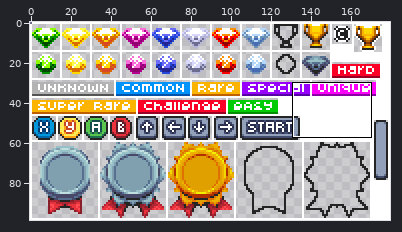
Two versions of one sprite sheet, sprites/menu_icons.png. Above: a wide view before the commit, with the close-up outlined.
Close-up. Before the edit:
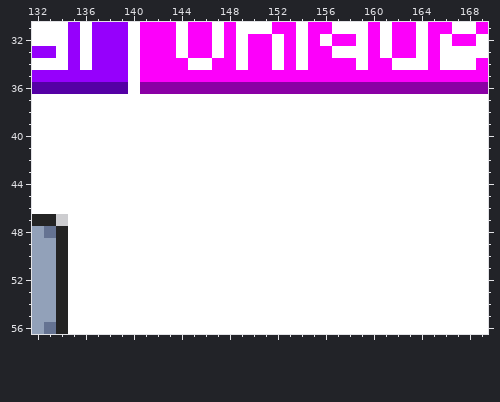
The file is 180x99 pixels. Colours within 5 levels of each other are drawn and written as one. Shown: x 132..169, y 31..56.
Now the later version:
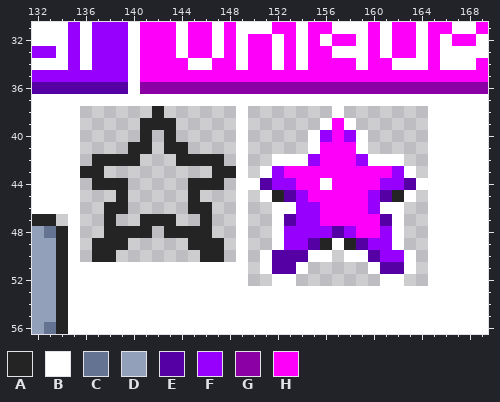
Palette (. is transparent): A #242424  B #ffffff  C #657392  D #92a1b9  E #5500a5  F #9600fc  G #8a00a5  H #fc00fa
Commit message: Integrated BS Plus menu into Lobby, including marathon stars
From old to new:
y 38: x 136..148 BBBBBBBBBBBBB -> ......A......; x 150..156 BBBBBBB -> .......; x 158..164 BBBBBBB -> .......
y 39: x 136..148 BBBBBBBBBBBBB -> .....AAA.....; x 150..155 BBBBBB -> ......; x 157 B -> H; x 159..164 BBBBBB -> ......
y 40: x 136..148 BBBBBBBBBBBBB -> .....A.A.....; x 150..154 BBBBB -> .....; x 156..158 BBB -> FHF; x 160..164 BBBBB -> .....
y 41: x 136..148 BBBBBBBBBBBBB -> ....AA.AA....; x 150..154 BBBBB -> .....; x 156..158 BBB -> HHH; x 160..164 BBBBB -> .....
y 42: x 136..148 BBBBBBBBBBBBB -> .AAAA...AAAA.; x 150..151 BB -> ..; x 155..159 BBBBB -> FHHHF; x 163..164 BB -> ..
y 43: x 136..148 BBBBBBBBBBBBB -> AA.........AA; x 150 B -> .; x 152..162 BBBBBBBBBBB -> FHHHHHHHHHF; x 164 B -> .
y 44: x 136..148 BBBBBBBBBBBBB -> .AAA.....AAA.; x 151..155 BBBBB -> EFFHH; x 157..163 BBBBBBB -> HHHHFFE
y 45: x 136..148 BBBBBBBBBBBBB -> ...A.....A...; x 150 B -> .; x 152..162 BBBBBBBBBBB -> AEFHHHHHFEA; x 164 B -> .
y 46: x 136..148 BBBBBBBBBBBBB -> ..AA.....AA..; x 150..151 BB -> ..; x 154..160 BBBBBBB -> FFHHHHF; x 163..164 BB -> ..
y 47: x 136..148 BBBBBBBBBBBBB -> ..A..AAA..A..; x 150..151 BB -> ..; x 153..161 BBBBBBBBB -> EFFHHHHHE; x 163..164 BB -> ..
y 48: x 136..148 BBBBBBBBBBBBB -> ..AAAA.AAAA..; x 150..151 BB -> ..; x 153..161 BBBBBBBBB -> FFFFEFHHF; x 163..164 BB -> ..
y 49: x 136..148 BBBBBBBBBBBBB -> .AAA.....AAA.; x 150..151 BB -> ..; x 153..156 BBBB -> FFEA; x 158..161 BBBB -> AEFF; x 163..164 BB -> ..
y 50: x 136..148 BBBBBBBBBBBBB -> .AA.......AA.; x 150 B -> .; x 152..154 BBB -> EEE; x 157 B -> .; x 160..162 BBB -> EFF; x 164 B -> .
y 51: x 150 B -> .; x 152..153 BB -> EE; x 155..159 BBBBB -> .....; x 161..162 BB -> EE; x 164 B -> .
y 52: x 150..151 BB -> ..; x 154..160 BBBBBBB -> .......; x 163..164 BB -> ..
Where, in picture pixels (left, top, right, bottom), the same in both close-ups:
changed: (80, 106, 428, 286)
